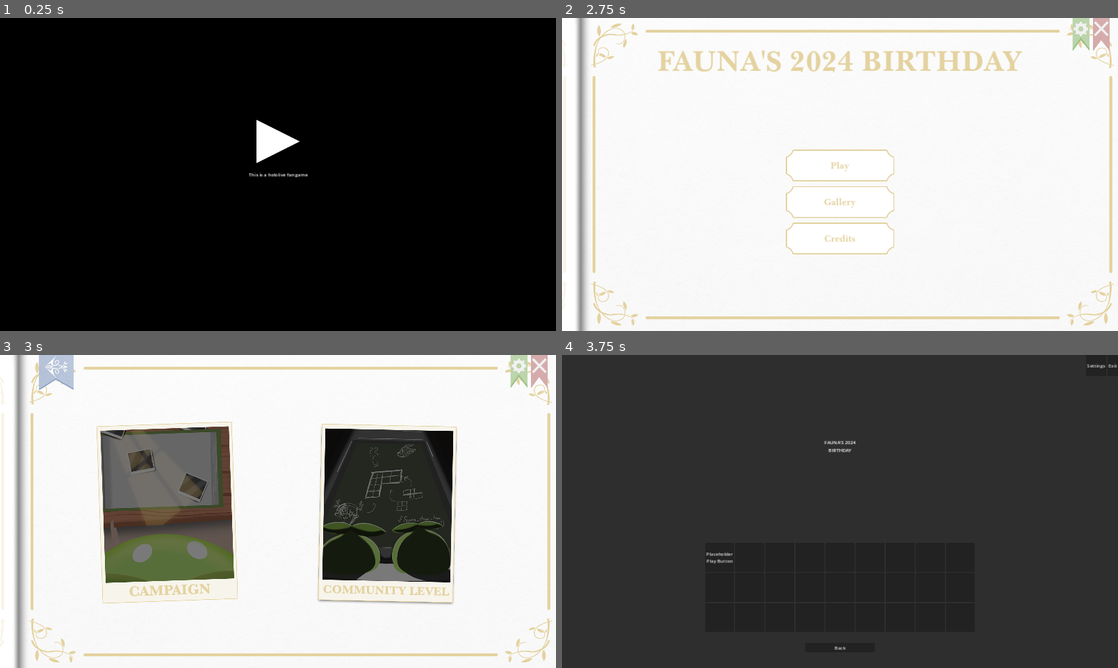
Above: before the commit, frames 1-4 (two rows, left to right).
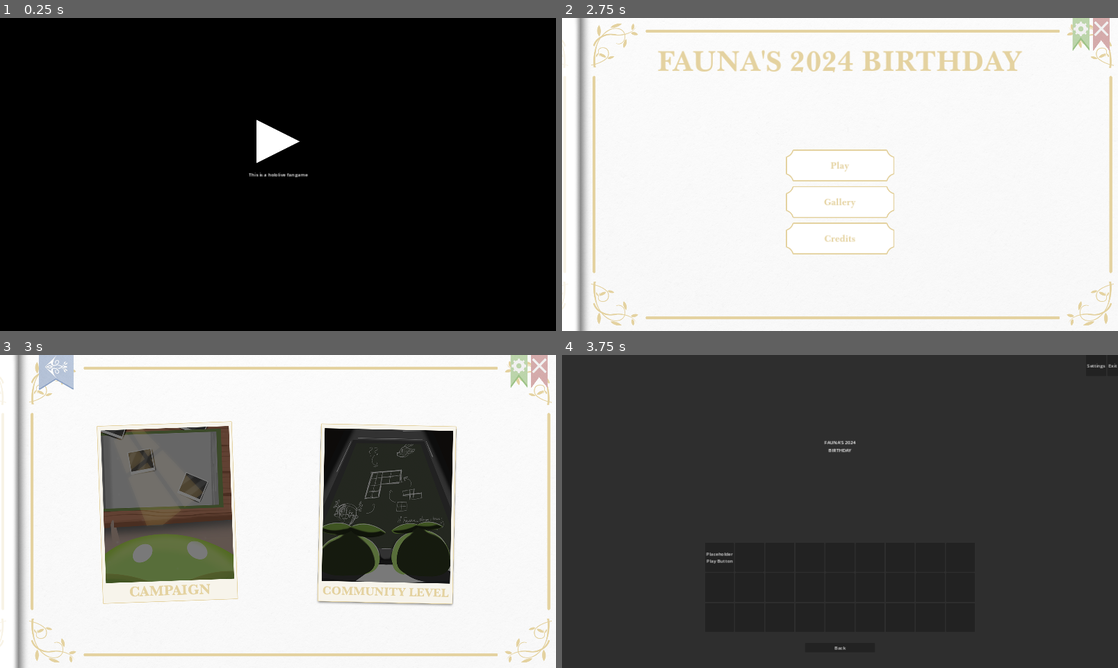
Above: after the commit, the same moments.

Repository: Saplings-Projects/Birthday-2024
Game: Godot game, scene res://MainScenes/screen_mngr_init_scene.tscn
The game is run twice, just before and just after one commit, with the same random seed, the same clock (stepped at 60 frames per second) and the same inputs.
Inputs (mouse positions are in pixels of both pictures, inside the frame that each line leads up to):
- Up to frame 1 (0.25 s): no input
- Up to frame 2 (2.75 s): tap Enter at 0.5, 2 s; move the mouse to (962, 158) at 0.52 s; press the mouse at (962, 158) at 0.53 s; tap Space at 1.25 s; move the mouse to (728, 190) at 1.27 s; release the mouse at (728, 190) at 1.28 s; tap A (RotateAnticlockwise) at 1.35 s; move the mouse to (895, 105) at 2.02 s; tap D (RotateClockwise) at 2.1 s
- Up to frame 3 (3 s): click "Play" at 2.75 s
- Up to frame 4 (3.75 s): click (728, 511) at 3.5 s

Frames 1-2 are identical in both runs. In frame 3, 2.4% of the frame differs, in the area x 17-83%, y 21-81%; in frame 4, nothing differs.

Commit message:
Adjusting Campaign Select button sizes to art resolution

Diff:
--- a/Birthday-2024-Project/MainScenes/campaign_selection.tscn
+++ b/Birthday-2024-Project/MainScenes/campaign_selection.tscn
@@ -110,10 +110,10 @@
 anchor_top = 0.5
 anchor_right = 0.5
 anchor_bottom = 0.5
-offset_left = -623.0
-offset_top = -315.0
+offset_left = -622.0
+offset_top = -316.0
 offset_right = -142.0
-offset_bottom = 323.0
+offset_bottom = 324.0
 grow_horizontal = 2
 grow_vertical = 2
 rotation = -0.0349066
@@ -130,10 +130,10 @@
 anchor_top = 0.5
 anchor_right = 0.5
 anchor_bottom = 0.5
-offset_left = 139.0
-offset_top = -311.0
-offset_right = 618.0
-offset_bottom = 323.0
+offset_left = 137.0
+offset_top = -312.0
+offset_right = 617.0
+offset_bottom = 328.0
 grow_horizontal = 2
 grow_vertical = 2
 rotation = 0.020944
